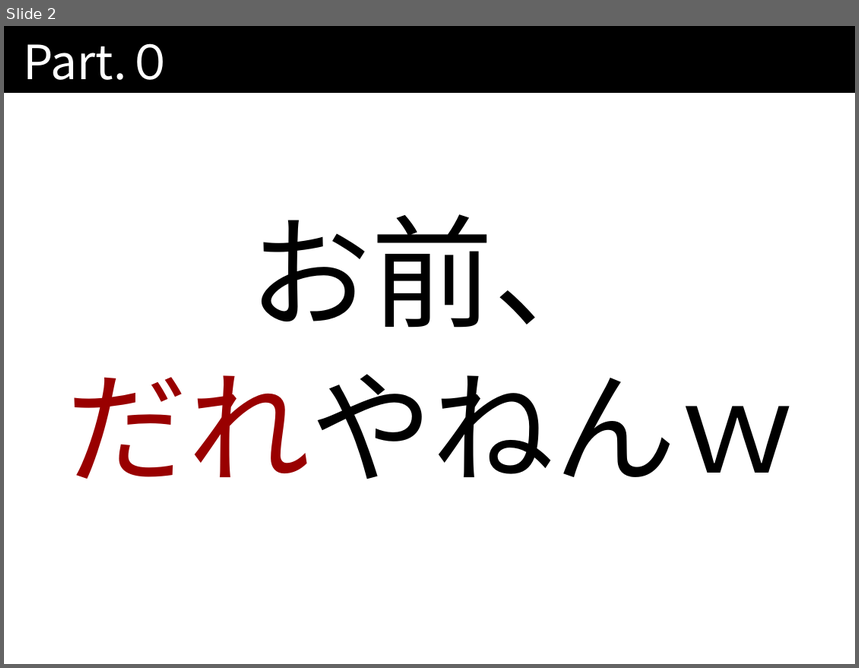
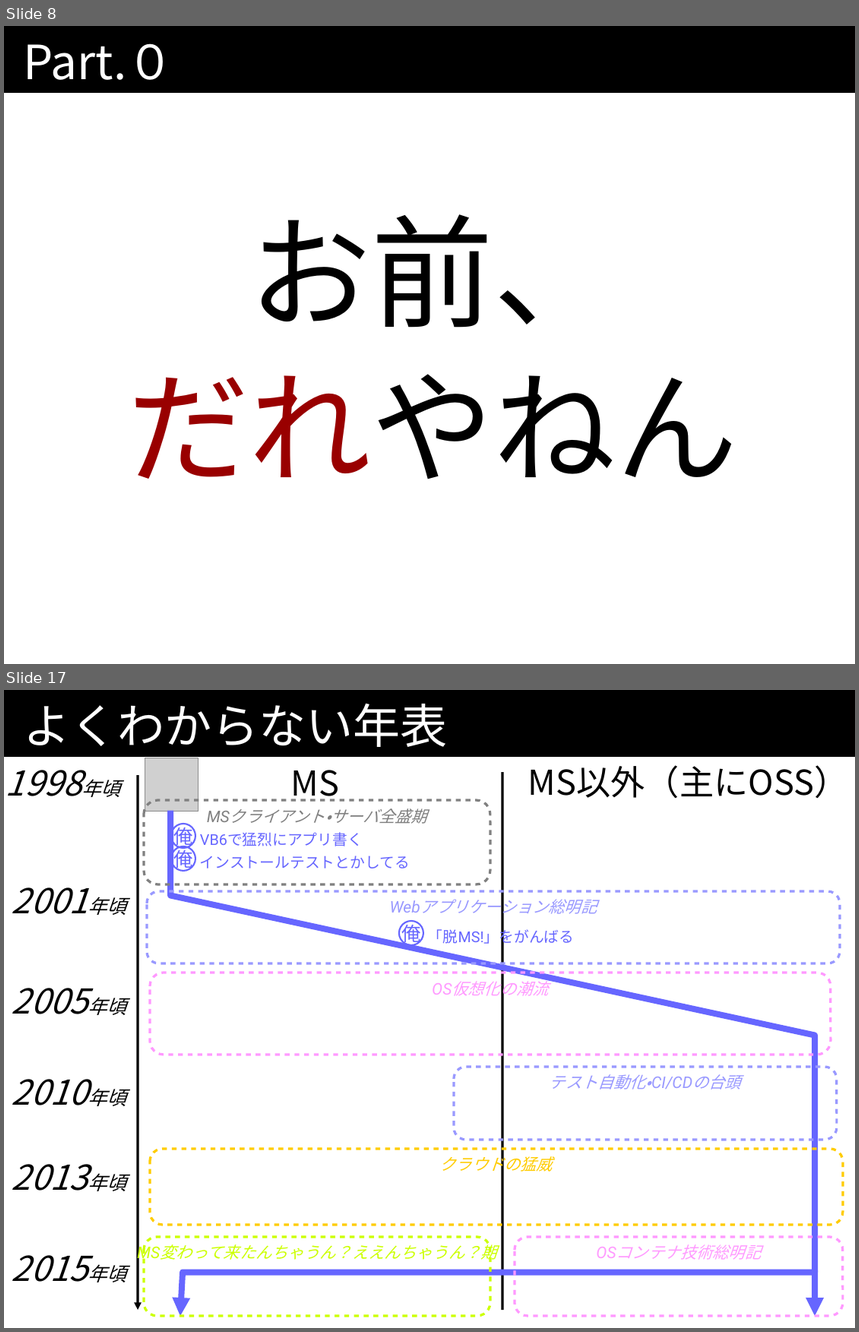
Before and after one commit to kazuhito-m/kazuhito-m.github.io, a slide deck: _drafts/comcamp2016.odp. Shown one above the other, each under a label of ours: slide 2 before the commit, slides 8 and 17 after it; the slides between them are not shown. The pictures are 859x668 and 859x1332 pixels, drawn with LibreOffice and Linux fonts; fonts in the diff are those of the drawing; grey boxes stand for pictures. Boxes give left, top, right and bottom in pixels: in the first picture for what was removed or moved away, otherwise in the second. Text is boxed around its words. In the diff, an @@ line names an element or a change of style, - is before the commit and + after.

```diff
--- a/_drafts/comcamp2016.odp
+++ b/_drafts/comcamp2016.odp
@@ slide 17 added at bbox=[4, 690, 855, 1328], background #FFFFFF; not listed: 1 template element that a slide beside it also shows @@
@@ title added at bbox=[23, 703, 448, 747], 44 pt, text #FFFFFF @@
+よくわからない年表
@@ text added at bbox=[4, 758, 132, 812], 32 pt, text #000000, italic @@
+1998年頃
@@ picture added at bbox=[145, 758, 199, 812] @@
@@ arrow added from (138, 775) to (138, 1310), #000000 2.3 pt @@
@@ text added at bbox=[291, 770, 340, 802], 32 pt, text #000000 @@
+MS
@@ line added from (503, 772) to (503, 1310), #000000 2.3 pt @@
@@ text added at bbox=[528, 765, 849, 798], 32 pt, text #000000 @@
+MS以外（主にOSS）
@@ rounded rectangle added at bbox=[144, 800, 490, 885], outline #808080 2.3 pt, 15 pt, text #808080, italic @@
+MSクライアント・サーバ全盛期
@@ freeform shape added at bbox=[171, 811, 816, 1316], outline #6666FF 5.67 pt @@
@@ ellipse added at bbox=[172, 824, 196, 847], outline #6666FF 1.5 pt, 18 pt, text #6666FF @@
+俺
@@ ellipse added at bbox=[172, 847, 196, 871], outline #6666FF 1.5 pt, 18 pt, text #6666FF @@
+俺
@@ text added at bbox=[200, 832, 363, 847], 14 pt, text #6666FF @@
+VB6で猛烈にアプリ書く
@@ text added at bbox=[200, 856, 410, 869], 14 pt, text #6666FF @@
+インストールテストとかしてる
@@ text added at bbox=[4, 876, 138, 930], 32 pt, text #000000, italic @@
+2001年頃
@@ rounded rectangle added at bbox=[147, 891, 841, 964], outline #9999FF 2.3 pt, 15 pt, text #9999FF, italic @@
+Webアプリケーション総明記
@@ ellipse added at bbox=[399, 921, 424, 945], outline #6666FF 1.5 pt, 18 pt, text #6666FF @@
+俺
@@ text added at bbox=[428, 927, 574, 948], 14 pt, text #6666FF @@
+「脱MS!」をがんばる
@@ text added at bbox=[4, 976, 156, 1030], 32 pt, text #000000, italic @@
+2005年頃
@@ rounded rectangle added at bbox=[150, 973, 831, 1055], outline #FF99FF 2.3 pt, 15 pt, text #FF99FF, italic @@
+OS仮想化の潮流
@@ text added at bbox=[4, 1067, 138, 1121], 32 pt, text #000000, italic @@
+2010年頃
@@ rounded rectangle added at bbox=[455, 1067, 838, 1140], outline #9999FF 2.3 pt, 15 pt, text #9999FF, italic @@
+テスト自動化・CI/CDの台頭
@@ text added at bbox=[4, 1152, 138, 1206], 32 pt, text #000000, italic @@
+2013年頃
@@ rounded rectangle added at bbox=[150, 1149, 844, 1224], outline #FFCC00 2.3 pt, 15 pt, text #FFCC00, italic @@
+クラウドの猛威
@@ text added at bbox=[4, 1244, 138, 1298], 32 pt, text #000000, italic @@
+2015年頃
@@ rounded rectangle added at bbox=[144, 1238, 490, 1316], outline #CCFF00 2.3 pt, 15 pt, text #CCFF00, italic @@
+MS変わって来たんちゃうん？ええんちゃうん？期
@@ rounded rectangle added at bbox=[515, 1238, 843, 1316], outline #FF99FF 2.3 pt, 15 pt, text #FF99FF, italic @@
+OSコンテナ技術総明記
@@ arrow added from (815, 1271) to (815, 1316), #6666FF 5.67 pt @@
@@ what was slide 2 is now slide 8 @@
@@ slide 8 changed as well @@
@@ subtitle at bbox=[127, 374, 738, 479]: text changed @@
-だれやねんｗ
+だれやねん
```
Also in this commit, not shown: 2 other slides changed, 13 other slides added, 3 slides removed.
